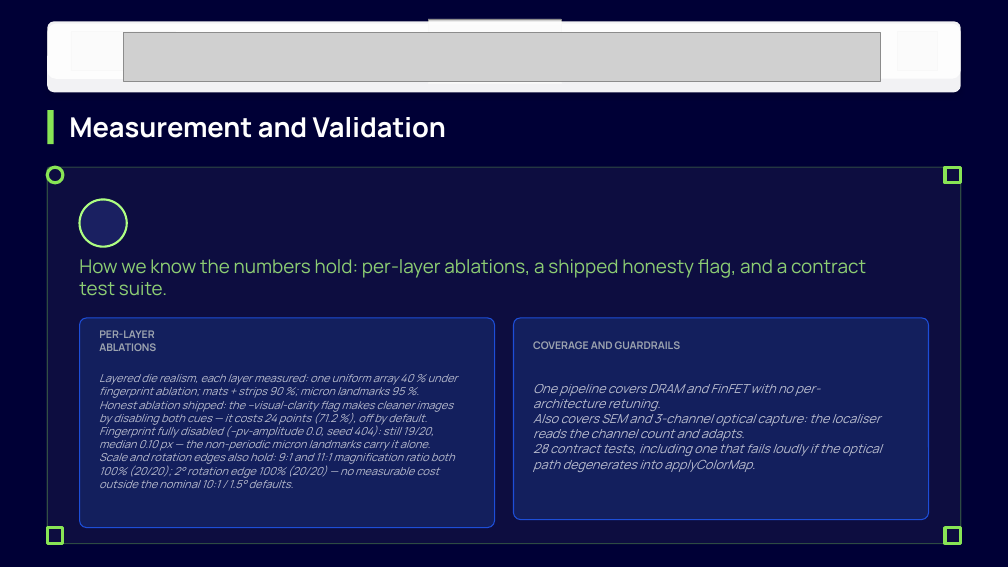
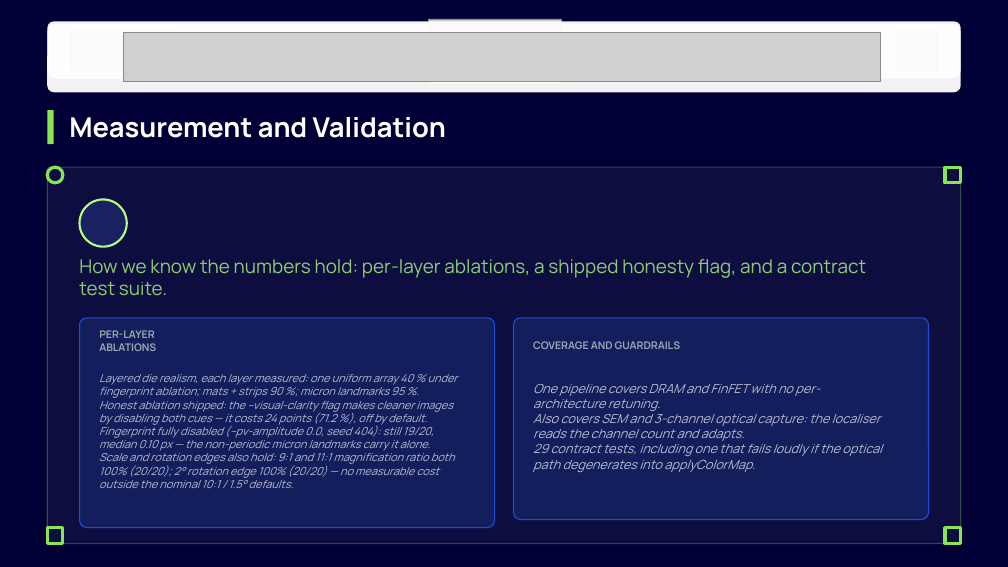
Before and after one commit to Mandy434/drift-sense, a slide deck: slide 7 of solution_presentation.pptx. Drawn at 1008x567 pixels with LibreOffice and Linux fonts; fonts in the diff are those of the drawing; grey boxes stand for pictures; background and template pictures are left out. Boxes give left, top, right and bottom in pixels: in the first picture for what was removed or moved away, otherwise in the second. Text is boxed around its words. In the diff, an @@ line names an element or a change of style, - is before the commit and + after.

Commit message:
Update test count in deck from 28 to 29 (new --with-confidence test)
The pytest suite grew to 29 tests with the --with-confidence CLI test
added in the previous commit; the deck still said 28 in three places
(slides 7 and 9). PDF export regenerated to match.

```diff
--- a/solution_presentation.pptx
+++ b/solution_presentation.pptx
@@ text at [533, 444, 882, 472]: text changed @@
-28 contract tests, including one that fails loudly if the optical path degenerates into applyColorMap.
+29 contract tests, including one that fails loudly if the optical path degenerates into applyColorMap.
```
Also in this commit, not shown: 1 other slide changed, 1 other file.
